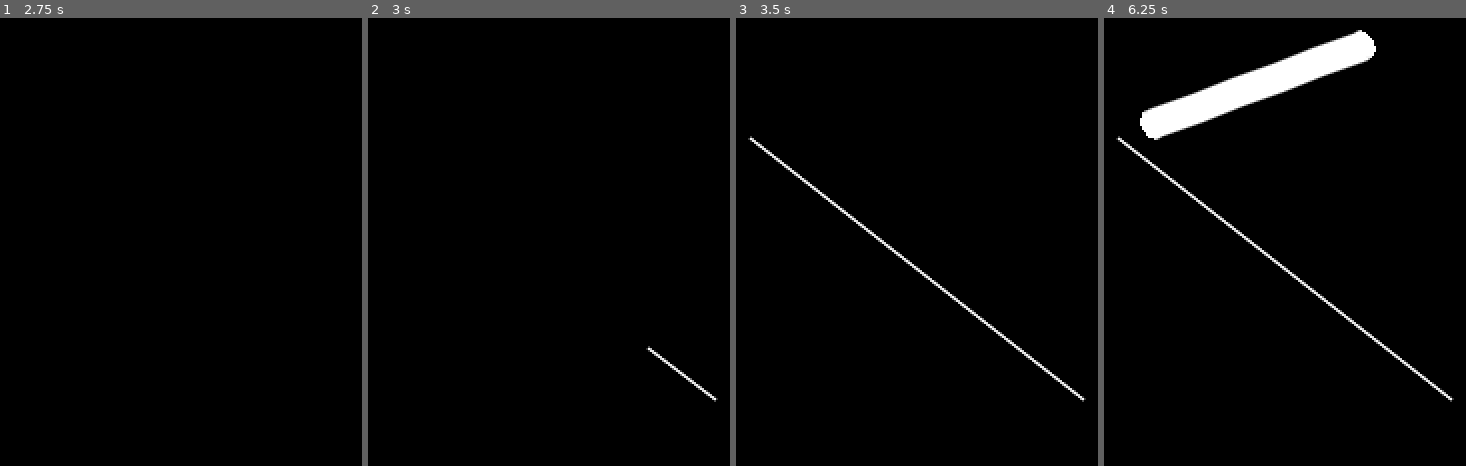
Above: before the commit, frames 1-4 (left to right).
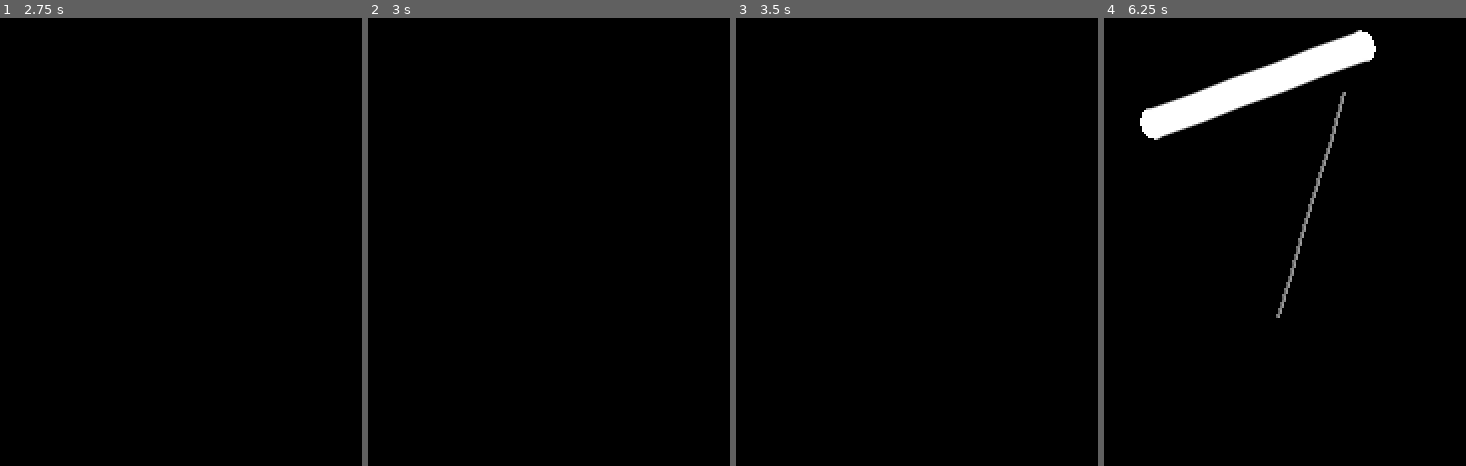
Above: after the commit, the same moments.

Repository: grapdega/whiteboard
Game: Godot game, scene res://whiteboard.tscn
Same seed, same stepped clock (60 frames per second), same inputs: the game is played once before the commit and once after it.
Inputs (mouse positions are in pixels of both pictures, inside the frame that each line leads up to):
- Up to frame 1 (2.75 s): tap Enter at 0.5, 2 s; move the mouse to (outside the picture) at 0.52 s; hold D 0.53-1.25 s; hold 2 0.53-1.25 s; click (outside the picture) at 0.67 s; tap Space at 1.25 s; drag from (173, 318) to (outside the picture) at 1.27 s; move the mouse to (outside the picture) at 2.02 s; hold D from 2.03 s (still down); hold L from 2.03 s (still down); click (outside the picture) at 2.17 s; tap 2 at 2.3 s
- Up to frame 2 (3 s): release D at 2.75 s; release L at 2.75 s; tap Space at 2.75 s; drag from (outside the picture) to (382, 138) at 2.77 s
- Up to frame 3 (3.5 s): no input
- Up to frame 4 (6.25 s): tap Enter at 3.5 s; move the mouse to (outside the picture) at 3.52 s; hold S 3.53-4.25 s; hold 1 3.53-4.25 s; click (outside the picture) at 3.67 s; tap 2 at 3.8 s; tap Space at 4.25 s; drag from (1118, 138) to (1357, 44) at 4.27 s; move the mouse to (outside the picture) at 5.02 s; hold S 5.03-5.75 s; hold 2 5.03-5.75 s; click (outside the picture) at 5.17 s; drag from (1357, 44) to (1277, 318) at 5.77 s

Frame 1 is identical in both runs. In frame 2, 0.2% of the frame differs, in the area x 76-97%, y 73-86%; in frame 3, 1.0%; in frame 4, 1.6%, in the area x 3-97%, y 3-86%.

Commit message:
delete event

Diff:
--- a/script/CurveLine.gd
+++ b/script/CurveLine.gd
@@ -3,6 +3,8 @@
 export var color = Color.black
 
 export var pressed = false
+
+export var removed = false
 
 export var mode = "spline"
 
@@ -13,6 +15,13 @@
 	width = size
 	add_to_group("curveline")
 
+func detect_line(pos,rec):
+	for p in get_point_count():
+		var x = pos.x - get_point_position(p).x
+		var y = pos.y - get_point_position(p).y
+		if x*x + y*y < rec*rec:
+			return true
+	return false
 
 func add(pos):
 
--- a/script/whiteboard.gd
+++ b/script/whiteboard.gd
@@ -49,6 +49,16 @@
 		if _curve[-1].pressed:
 			_curve[-1].add(get_global_mouse_position())
 			update_request = true
+		_delete_event(_curve)
+
+func _delete_event(_curve):
+	# FIXME: implement for line and circle
+	if mode == "delete":
+		for _c in _curve:
+			if not _c.removed:
+				if _c.detect_line(get_global_mouse_position(),size*10):
+					_c.removed=true
+
 
 func _physics_process(delta):
 	if update_request:
@@ -60,12 +70,14 @@
 		mode = "spline"
 	if Input.is_key_pressed(KEY_C):
 		mode = "circle"
+	if Input.is_key_pressed(KEY_D):
+		mode = "delete"
 	if Input.is_key_pressed(KEY_1):
 		size += 1
 	if Input.is_key_pressed(KEY_2):
 		size -= 1
-		if size < 2:
-			size = 2
+	if size < 3:
+		size = 3
 
 func _draw():
 	var cur = null
@@ -79,12 +91,15 @@
 
 func _draw_common(cur):
 	if cur.mode == "line":
-		draw_line(cur.begin,cur.end,cur.color,cur.width,true)
+		if not cur.removed:
+			draw_line(cur.begin,cur.end,cur.color,cur.width,true)
 	elif cur.mode == "circle":
-		draw_arc(cur.begin,calc_radius(cur.begin,cur.end),0,TAU,4096,cur.color,cur.width,true)
+		if not cur.removed:
+			draw_arc(cur.begin,calc_radius(cur.begin,cur.end),0,TAU,4096,cur.color,cur.width,true)
 	elif cur.mode == "spline":
-		remove_child(_curve[-1])
-		add_child(_curve[-1])
+		remove_child(cur)
+		if not cur.removed:
+			add_child(cur)
 
 func calc_radius(a,b):
 	return b.y-a.y
